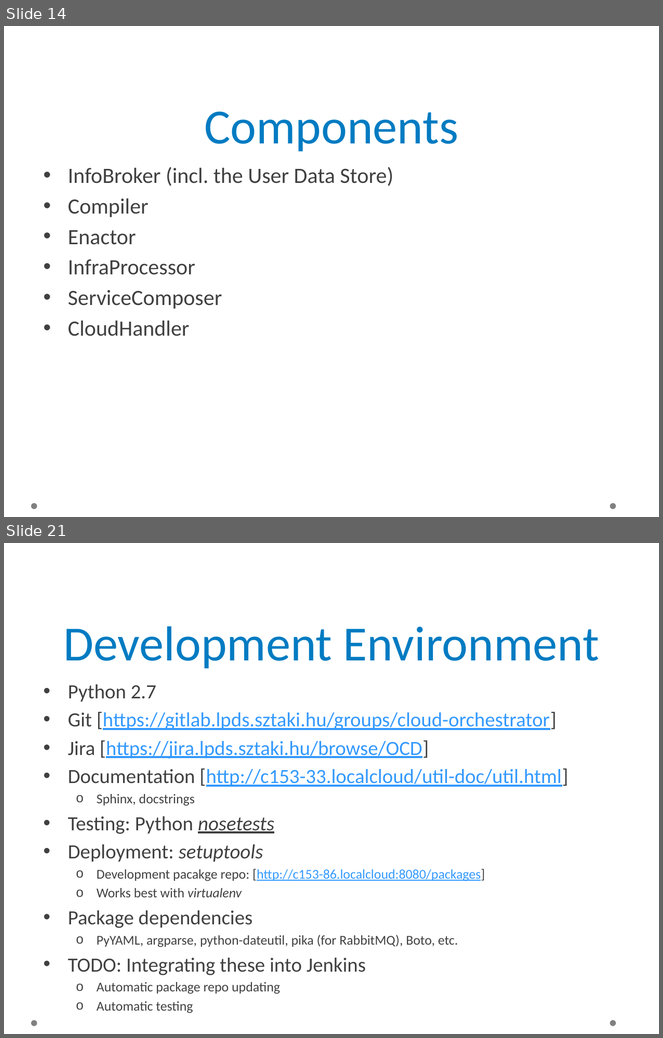
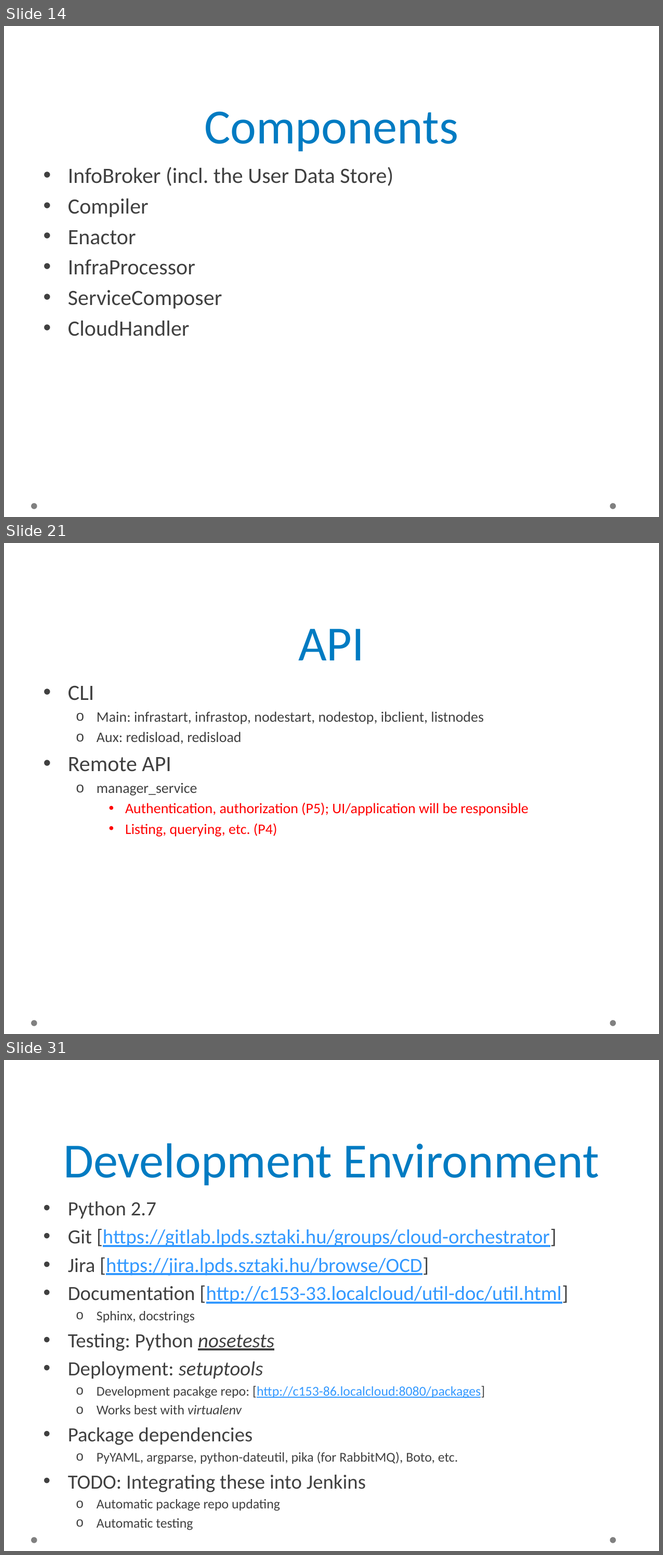
Before and after one commit to occopus/docs, a slide deck: sztaki-occo-report.pptx. Shown one above the other, each under a label of ours: slides 14 and 21 before the commit, slides 14, 21 and 31 after it; the slides between them are not shown. The pictures are 663x1038 and 663x1555 pixels, drawn with LibreOffice and Linux fonts; fonts in the diff are those of the drawing; background and template pictures are left out. Boxes give left, top, right and bottom in pixels: in the first picture for what was removed or moved away, otherwise in the second. Text is boxed around its words. In the diff, an @@ line names an element or a change of style, - is before the commit and + after.

```diff
--- a/sztaki-occo-report.pptx
+++ b/sztaki-occo-report.pptx
@@ slide 21 added at (x1=4, y1=543, x2=659, y2=1034), background picture (left out); not listed: 2 template elements that a slide beside it also shows @@
@@ title added at (x1=298, y1=629, x2=364, y2=661), 54 pt, text #007BC2 @@
+API
@@ text added at (x1=68, y1=685, x2=528, y2=837), 16 pt, text #404040 @@
+• CLI
+  o Main: infrastart, infrastop, nodestart, nodestop, ibclient, listnodes
+  o Aux: redisload, redisload
+• Remote API
+  o manager_service
+    • Authentication, authorization (P5); UI/application will be responsible
+    • Listing, querying, etc. (P4)
@@ what was slide 21 is now slide 31 @@
```
Also in this commit, not shown: 8 slides changed, 9 other slides added.
